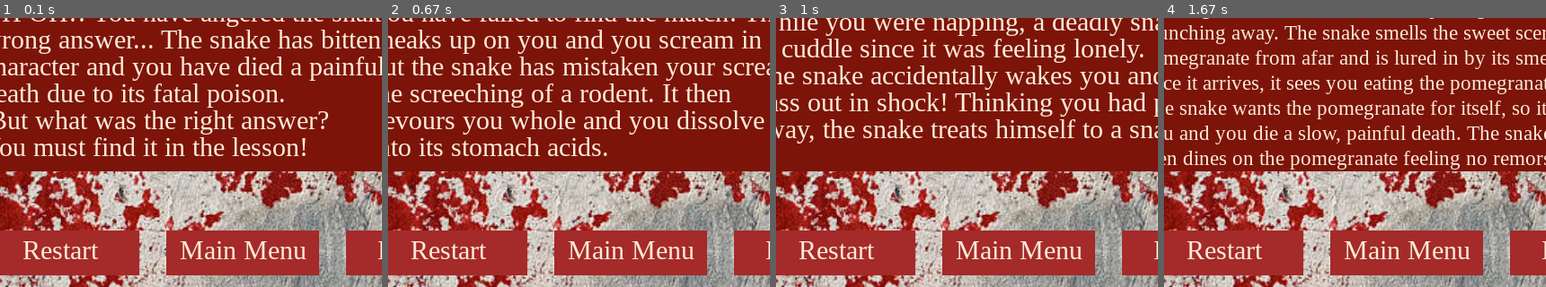
Above: before the commit, frames 1-4 (left to right).
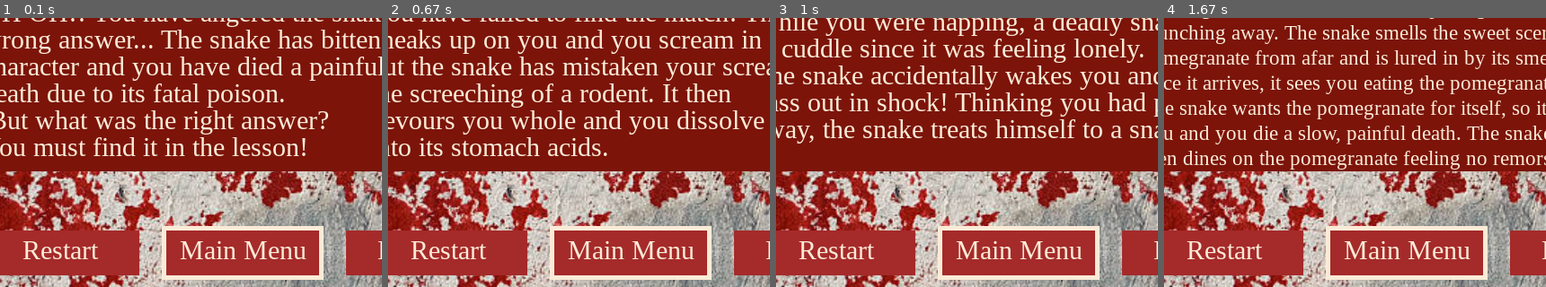
Above: after the commit, the same moments.

Repository: SimoneGhosh/Pygame
Game: pygame game, started from endings1.py
The game is run twice, just before and just after one commit, with the same random seed, the same clock (stepped at 60 frames per second) and the same inputs.
Inputs:
- Up to frame 1 (0.1 s): no input
- Up to frame 2 (0.67 s): tap Space at 0.33 s
- Up to frame 3 (1 s): tap Space at 0.73 s
- Up to frame 4 (1.67 s): tap Space at 1.03 s
The pictures show only the part of the screen within x 17-67%, y 44-94%; the shares and areas given below are measured in that part.

The runs differ from the first frame. In frame 1, 1.8% of the frame differs, in the area x 42-85%, y 77-98%; in frame 2, 1.8%; in frame 3, 1.8%; in frame 4, 1.8%.

Commit message:
Add files via upload

Diff:
--- a/endings1.py
+++ b/endings1.py
@@ -39,6 +39,7 @@
 test=pygame.display.get_driver()
 
 def main_menu_button():
+    pygame.draw.rect(screen, THECOLORS['antiquewhite'], (325, 495, 180, 60))
     pygame.draw.rect(screen, THECOLORS['brown'], (330, 500, 170, 50))
     screen.blit(myfont_body.render("Main Menu", 1, THECOLORS['antiquewhite']), (345,505))
 
